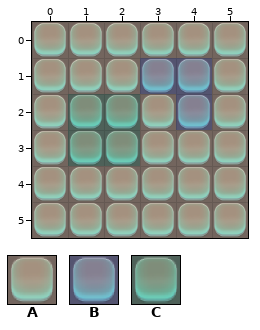
Two states of a Tiled map, Resources/tiledmap/map_18.tmx. The picture above was drawn from the file before the commit.
Cells are 100x100 px. Shown: x 0..5, y 0..5.
Key: from "type5": A 0 "1", B 1 "5", C 2 "6".
_ is an empty cell.
Layers that did not change in this view are not listed.
Layer "type" before, first column x 0:
0 AAAAAA
1 AAABBA
2 ACCABA
3 ACCAAA
4 AAAAAA
5 AAAAAA
Now the later version:
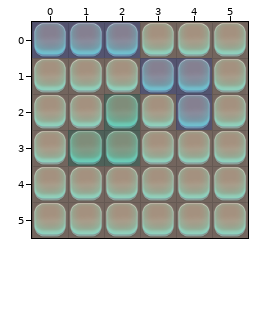
See-through tiles are keyed as they look on the map.
Edits made:
Changed rows in their new state; . is an unchanged cell.
Layer "type":
first column x 0:
0 BBB
2 .A.
Where, in picture pixels (left, top, right, bottom), the same in both pictures:
changed: (32, 22, 140, 58)
changed: (68, 94, 104, 130)
